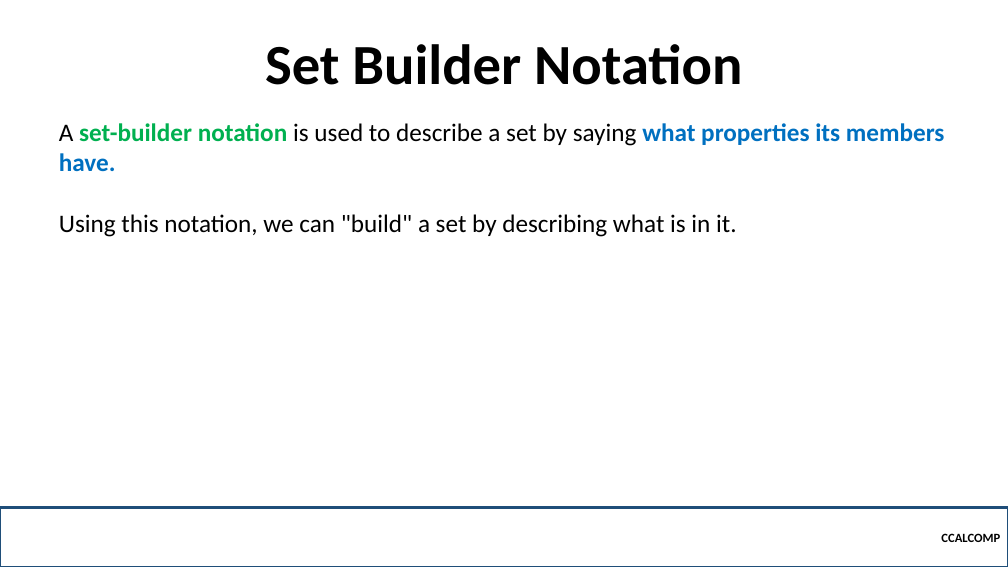
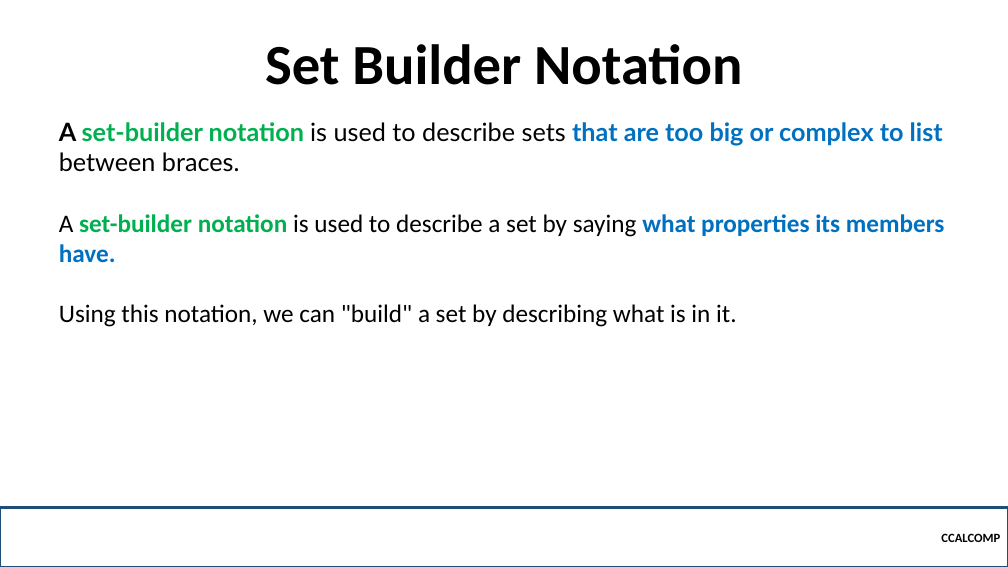
Before and after one commit to robitussin/CCALCOMP, a slide deck: slide 14 of Week 3 - Proofs/Sets.pptx. Drawn at 1008x567 pixels with LibreOffice and Linux fonts; fonts in the diff are those of the drawing; background and template pictures are left out. Boxes give left, top, right and bottom in pixels: in the first picture for what was removed or moved away, otherwise in the second. Text is boxed around its words. In the diff, an @@ line names an element or a change of style, - is before the commit and + after.

Commit message:
Added slides

```diff
--- a/Week 3 - Proofs/Sets.pptx
+++ b/Week 3 - Proofs/Sets.pptx
@@ text at bbox=[59, 122, 943, 172]: paragraph added @@
+A set-builder notation is used to describe sets that are too big or complex to list between braces.
```
Also in this commit, not shown: 1 other slide changed, 2 other files.
